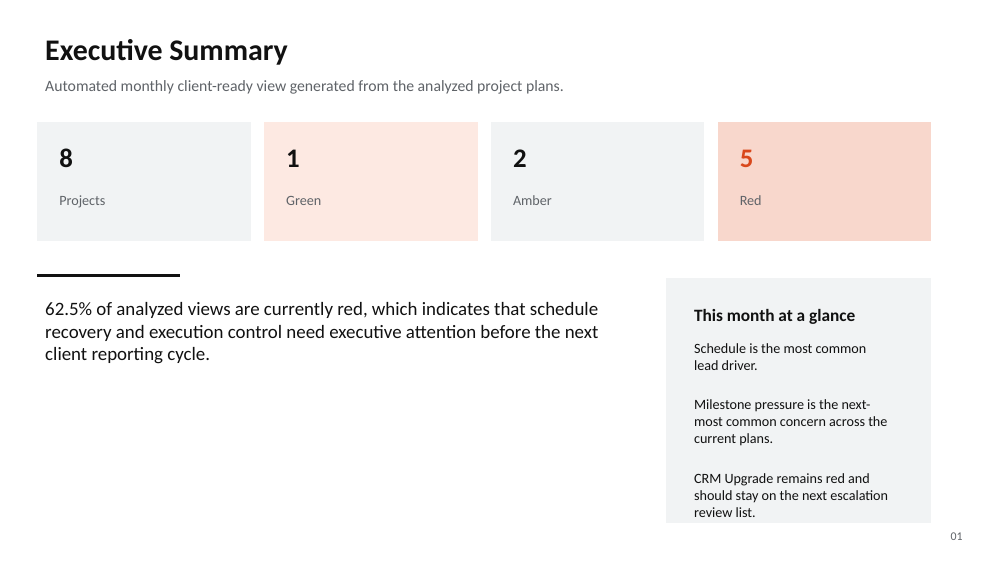
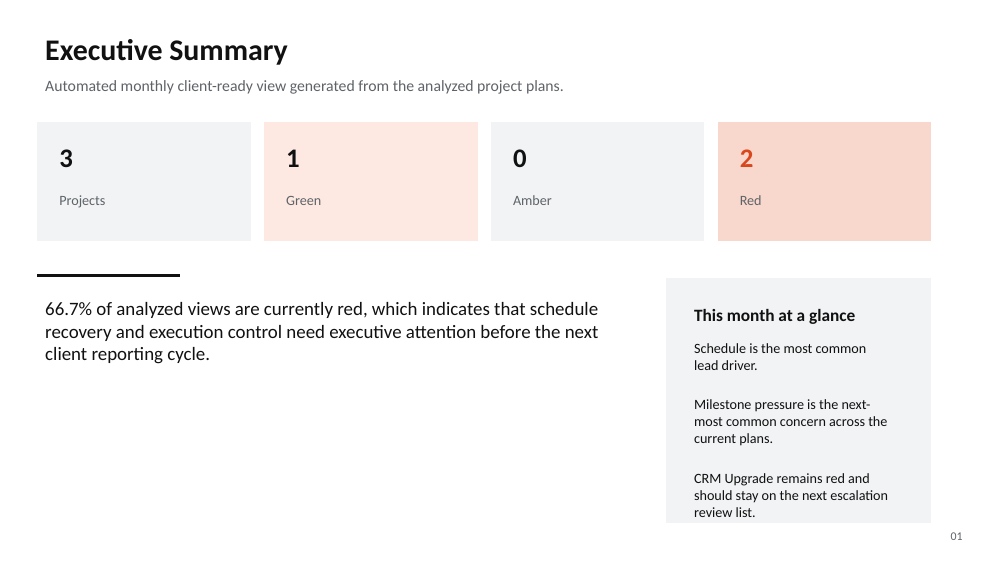
Before and after one commit to Rajibpanda01/Project-Health-Reporting-Agent, a slide deck: slide 1 of deliverables/monthly_executive_deck.pptx. Drawn at 1008x567 pixels with LibreOffice and Linux fonts; fonts in the diff are those of the drawing. Boxes give left, top, right and bottom in pixels: in the first picture for what was removed or moved away, otherwise in the second. Text is boxed around its words. In the diff, an @@ line names an element or a change of style, - is before the commit and + after.

```diff
--- a/deliverables/monthly_executive_deck.pptx
+++ b/deliverables/monthly_executive_deck.pptx
@@ text at (59, 149, 73, 167): text changed @@
-8
+3
@@ text at (513, 149, 527, 167): text changed @@
-2
+0
@@ text at (740, 149, 754, 167): text changed @@
-5
+2
@@ text at (45, 302, 599, 364): text changed @@
-62.5% of analyzed views are currently red, which indicates that schedule recovery and execution control need executive attention before the next client reporting cycle.
+66.7% of analyzed views are currently red, which indicates that schedule recovery and execution control need executive attention before the next client reporting cycle.
```
Also in this commit, not shown: 4 other slides changed, 1 other file.
